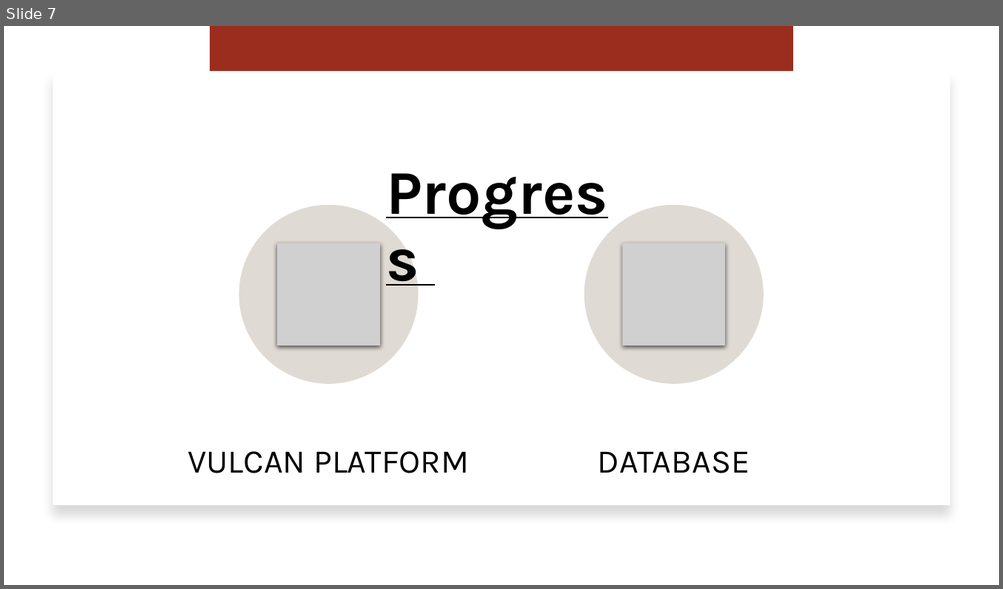
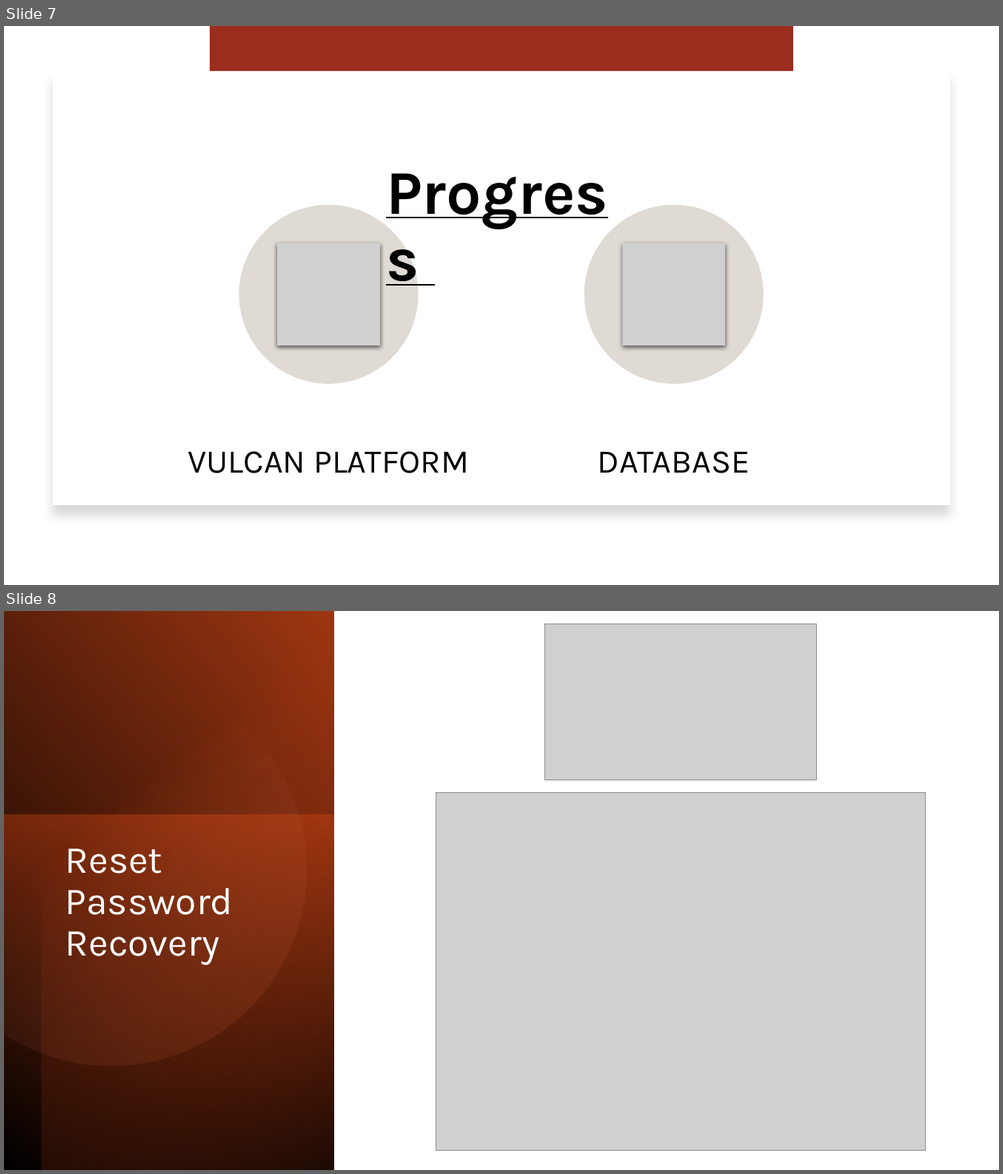
Before and after one commit to jjdeuce06/VulcanActivityTracker, a slide deck: Documentation/Weekly Report/week7/CMSC-4920-Week7-Group2.pptx. Shown one above the other, each under a label of ours: slide 7 before the commit, slides 7 and 8 after it. The pictures are 1003x589 and 1003x1174 pixels, drawn with LibreOffice and Linux fonts; fonts in the diff are those of the drawing; grey boxes stand for pictures. Boxes give left, top, right and bottom in pixels: in the first picture for what was removed or moved away, otherwise in the second. Text is boxed around its words. In the diff, an @@ line names an element or a change of style, - is before the commit and + after.

```diff
--- a/Documentation/Weekly Report/week7/CMSC-4920-Week7-Group2.pptx
+++ b/Documentation/Weekly Report/week7/CMSC-4920-Week7-Group2.pptx
@@ slide 8 added at (x1=4, y1=611, x2=999, y2=1170), background #FFFFFF @@
@@ rectangle added at (x1=4, y1=611, x2=334, y2=1170), fill gradient #000000 to #9E3611 @@
@@ rectangle added at (x1=41, y1=611, x2=334, y2=1170), fill gradient #000000 to #D34817 @@
@@ picture added at (x1=545, y1=624, x2=817, y2=780) @@
@@ freeform shape added at (x1=4, y1=649, x2=342, y2=1101), fill gradient #EF8C6A to #9E3611 @@
@@ picture added at (x1=436, y1=792, x2=925, y2=1151) @@
@@ rectangle added at (x1=4, y1=815, x2=334, y2=1170), fill gradient #D34817 to #69240C @@
@@ title added at (x1=65, y1=849, x2=233, y2=965), 37 pt, text #FFFFFF @@
+Reset Password
+Recovery
```
Also in this commit, not shown: 3 slides changed, 1 other slide added, 4 other files.
